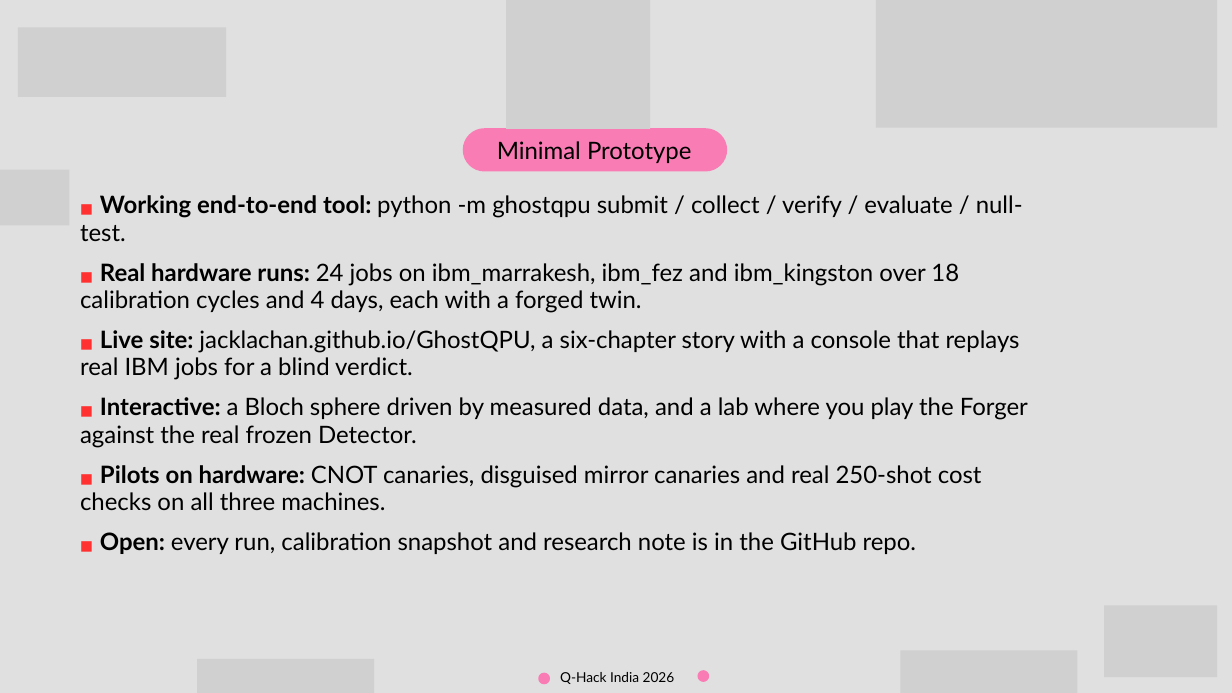
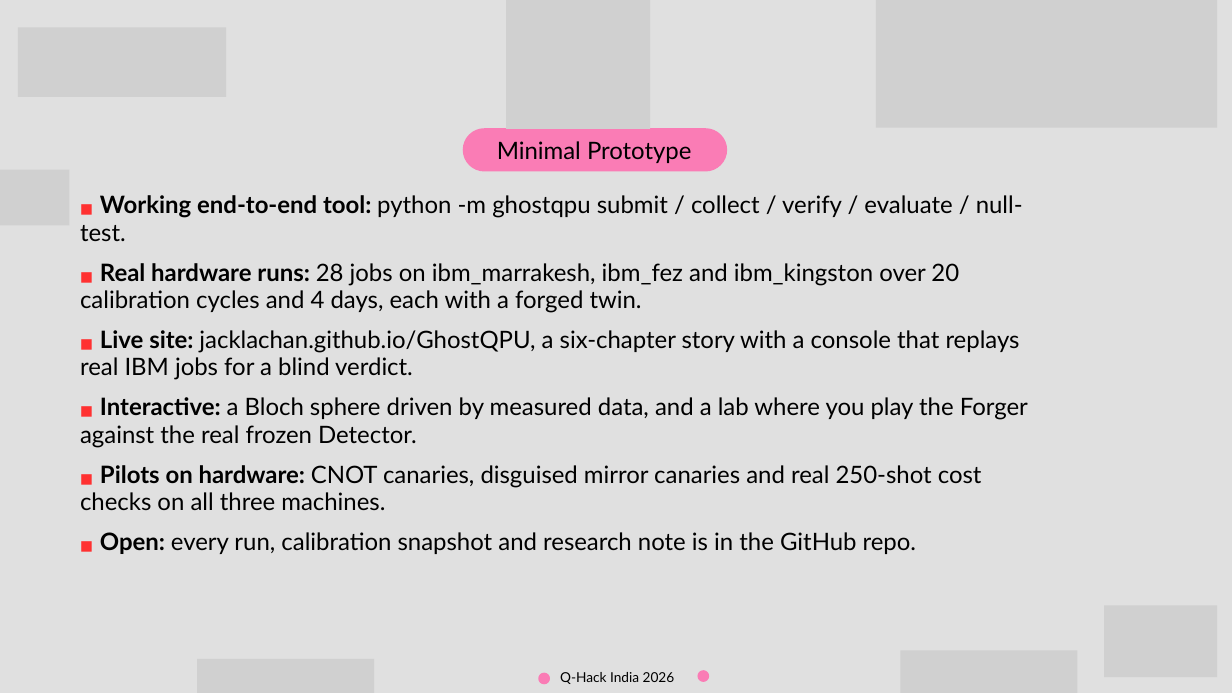
Before and after one commit to Karthikeya47/GhostQPU, a slide deck: slide 7 of docs/GhostQPU_QHack_India26.pptx. Drawn at 1232x693 pixels with LibreOffice and Linux fonts; fonts in the diff are those of the drawing; grey boxes stand for pictures. Boxes give left, top, right and bottom in pixels: in the first picture for what was removed or moved away, otherwise in the second. Text is boxed around its words. In the diff, an @@ line names an element or a change of style, - is before the commit and + after.

Commit message:
Add four more jobs (30 total), the 10-job Detector and a full job list on the site, and polish the README

```diff
--- a/docs/GhostQPU_QHack_India26.pptx
+++ b/docs/GhostQPU_QHack_India26.pptx
@@ text at (80,263,959,313): text changed @@
-■ Real hardware runs: 24 jobs on ibm_marrakesh, ibm_fez and ibm_kingston over 18 calibration cycles and 4 days, each with a forged twin.
+■ Real hardware runs: 28 jobs on ibm_marrakesh, ibm_fez and ibm_kingston over 20 calibration cycles and 4 days, each with a forged twin.
```
Also in this commit, not shown: 1 other slide changed, 52 other files.
